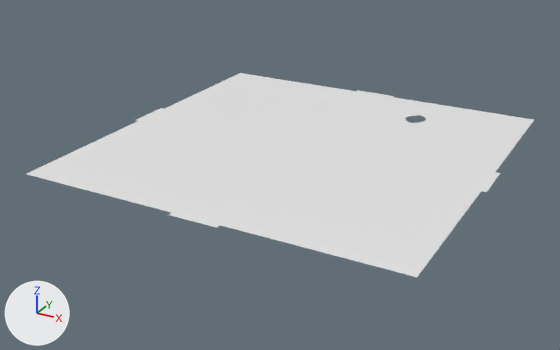
What one commit did to the glTF model assets/meshes/lvl5/lvl5_nav_mesh.glb.
Before and after are seen from a 50 mm camera at (35.2, -68.9, 30.2) aimed at (-1.4, -2.3, -3.1). Every picture has the same lights, and +X, +Y and +Z are marked at lower left. The older version comes first. Vertices at exactly the same position are counted once.

Objects in the first picture: 'lvl5_nav_mesh.001'.
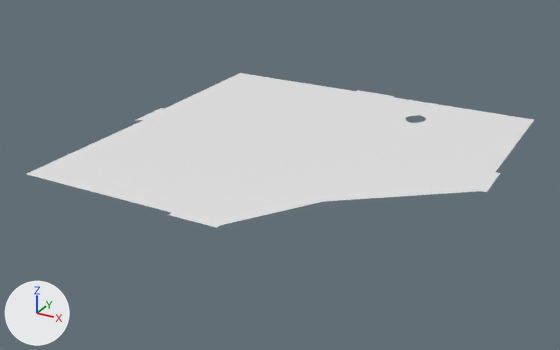
Commit message: fix nav  mesh in lvl5

Boxes (x1, y1, x2, y2) around the edits, measured in the pictures (560 x 350 px; the box of a moved part takes in the faces that stretch with it):
'lvl5_nav_mesh.001', reshaped (24% shorter): before (27, 73, 534, 277); after (27, 73, 534, 228)
part 1 of me_lvl1_nav_mesh_001, cut back: before (220, 141, 495, 277); after (221, 141, 495, 225)
part 2 of me_lvl1_nav_mesh_001, moved or reshaped: (27, 108, 269, 213) in both

The edits, one by one:
me_lvl1_nav_mesh_001 is used by ob_lvl5_nav_mesh_001; location (0.0, 0.0, -0.09).
Verts and faces of me_lvl1_nav_mesh_001; kept vertices keep their numbers, new ones are numbered from 55.
Before the commit, vertices of me_lvl1_nav_mesh_001: 2 (20.0, -20.0, 0.0) at pixel (417, 277), 6 (20.0, -2.5, 0.0) at pixel (481, 191), 7 (20.0, 2.5, 0.0) at pixel (495, 172), 12 (2.5, -20.0, 0.0) at pixel (220, 225), 13 (2.5, 2.5, 0.0) at pixel (333, 141).
Before the commit, vertices of me_lvl1_nav_mesh_001: 14 (2.5, -2.5, 0.0) at pixel (312, 156).
Before the commit, vertices of me_lvl1_nav_mesh_001: 4 (-20.0, -2.5, 0.0) at pixel (138, 120).
me_lvl1_nav_mesh_001 had 55 vertices, 59 faces and spanned x -20.5..20.5, y -20.5..20.5, z 0.0.
me_lvl1_nav_mesh_001 now has 57 vertices, 63 faces and spans x -20.5..20.5, y -20.5..20.5, z 0.0.
Part 1, on me_lvl1_nav_mesh_001:
Vertices deleted: 2 (with the faces that use them).
Faces deleted: (6, 13, 14), (6, 7, 13).
New vertex 55 is at (8.1, -11.6, 0.0), pixel (323, 201).
New vertex 56 is at (19.6, -2.0, 0.0), pixel (478, 188).
New vertex 57 is at (19.0, -2.5, 0.0), pixel (470, 189).
New faces: (6, 7, 56), (7, 13, 14), (14, 57, 56), (7, 14, 56), (6, 56, 57), (12, 55, 14).
New faces: (14, 55, 57), (6, 57, 55).
Part 2, on me_lvl1_nav_mesh_001:
Vertex 4 moves to (-19.6, -2.0, 0.0), pixel (143, 120).
